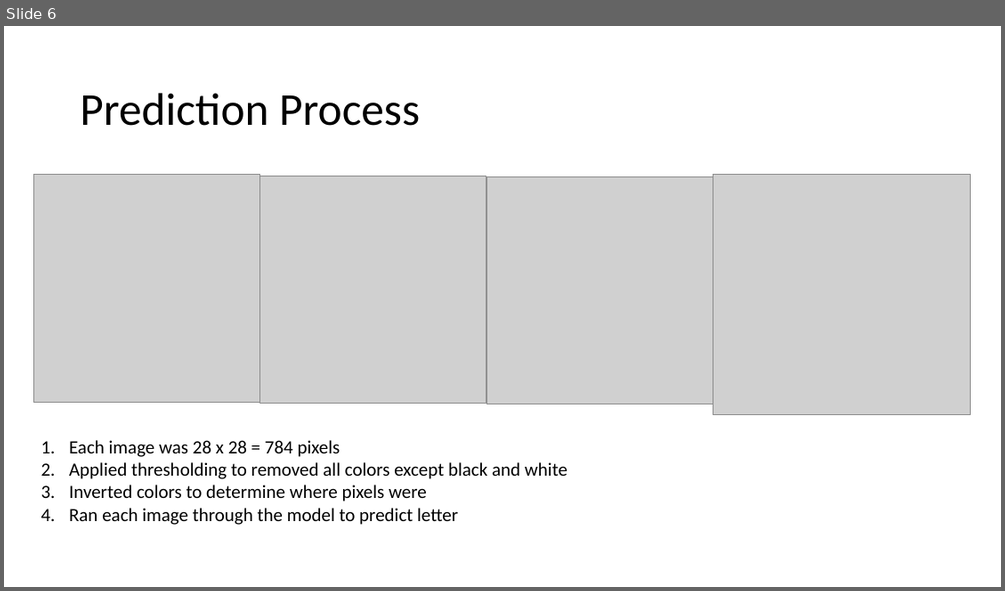
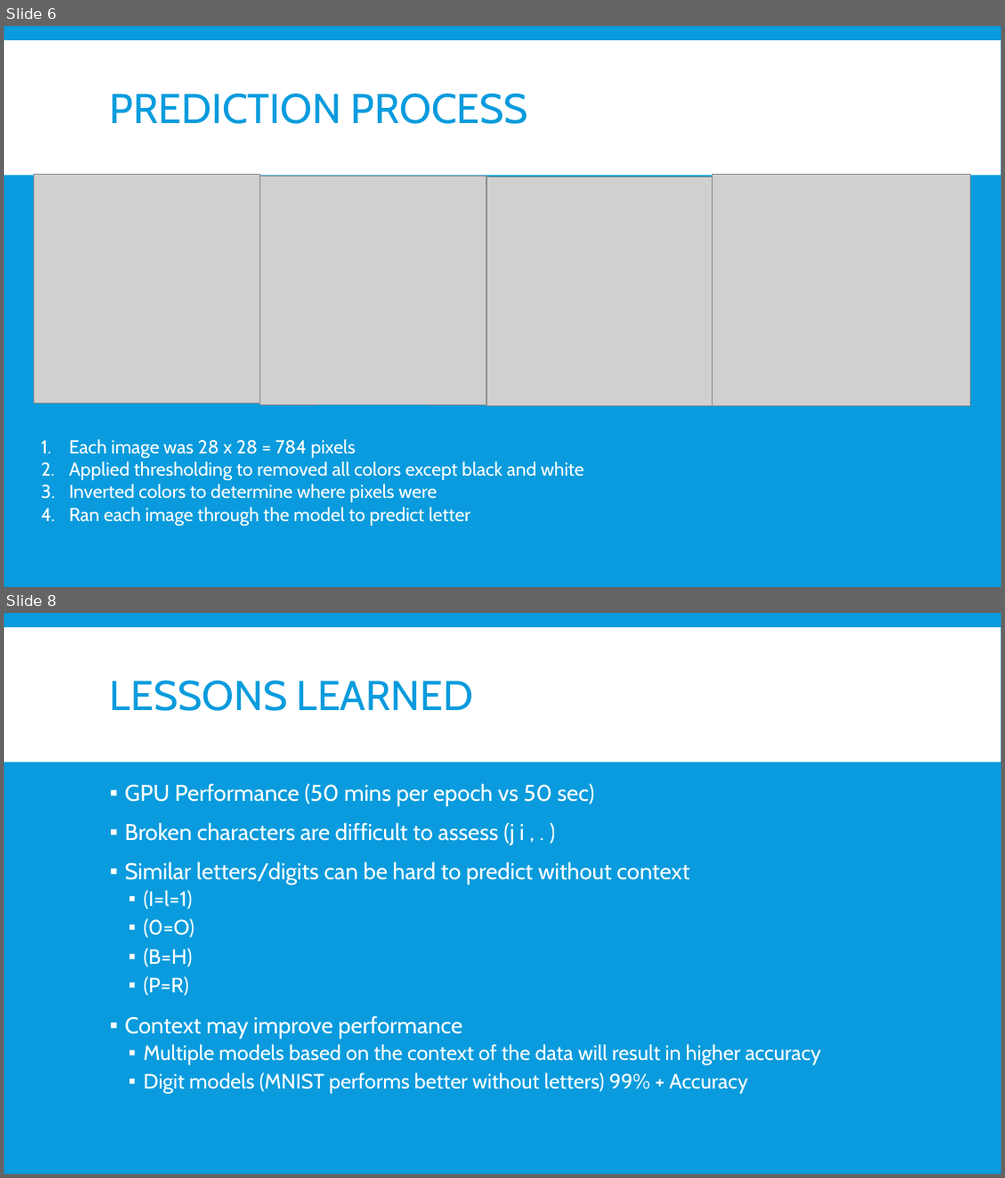
Before and after one commit to itispete/Final, a slide deck: Learning Handwriting using EMNIST.pptx. Shown one above the other, each under a label of ours: slide 6 before the commit, slides 6 and 8 after it; the slides between them are not shown. The pictures are 1005x591 and 1005x1178 pixels, drawn with LibreOffice and Linux fonts; fonts in the diff are those of the drawing; grey boxes stand for pictures. Boxes give left, top, right and bottom in pixels: in the first picture for what was removed or moved away, otherwise in the second. Text is boxed around its words. In the diff, an @@ line names an element or a change of style, - is before the commit and + after.

```diff
--- a/Learning Handwriting using EMNIST.pptx
+++ b/Learning Handwriting using EMNIST.pptx
@@ slide 8 added at (4,613,1001,1174), background #099BDD; not listed: 1 template element that a slide beside it also shows @@
@@ title added at (110,680,474,711), 40 pt, text #099BDD @@
+LESSONS LEARNED
@@ text added at (125,783,821,1094), 22 pt, text #FFFFFF @@
+▪ GPU Performance (50 mins per epoch vs 50 sec)
+▪ Broken characters are difficult to assess (j i , . )
+▪ Similar letters/digits can be hard to predict without context
+  ▪ (I=l=1)
+  ▪ (0=O)
+  ▪ (B=H)
+  ▪ (P=R)
+▪ Context may improve performance
+  ▪ Multiple models based on the context of the data will result in higher accuracy
+  ▪ Digit models (MNIST performs better without letters) 99% + Accuracy
@@ slide 6 changed as well @@
@@ background #FFFFFF to #099BDD @@
@@ rectangle added at (4,40,1001,175), fill #FFFFFF @@
@@ title at (110,93,528,124): text changed; size 44 to 40 pt; font Calibri to Cabin; text colour #000000 to #099BDD @@
-Prediction Process
+PREDICTION PROCESS
@@ picture: place and size @@
-picture at (713,175,971,415)
+picture at (712,175,971,406)
@@ text "Each image was 28 x ..." at (69,439,584,526): font Calibri to Cabin, text colour #000000 to #FFFFFF @@
```
Also in this commit, not shown: 6 other slides changed, 1 other slide added.
